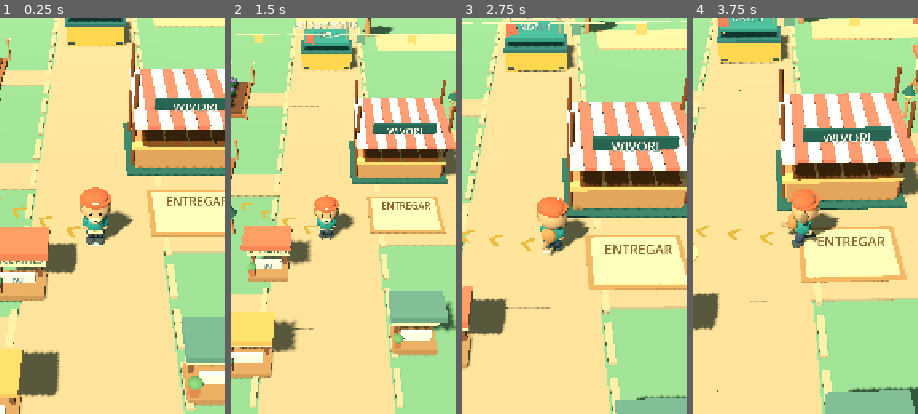
Above: before the commit, frames 1-4 (left to right).
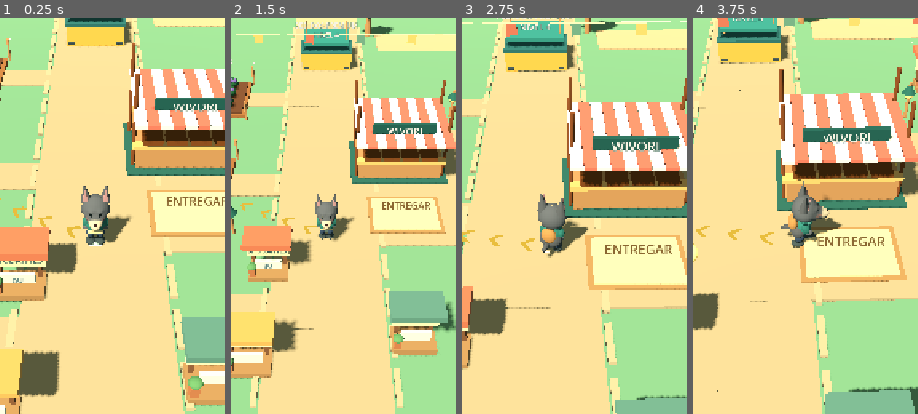
Above: after the commit, the same moments.

Repository: alejandropemamartinez-crypto/WivoriTrails
Game: Godot game, scene res://Main.tscn
The game is run twice, just before and just after one commit, with the same random seed, the same clock (stepped at 60 frames per second) and the same inputs.
Inputs (mouse positions are % of the whole screen's width and height, from its top left):
- Up to frame 1 (0.25 s): no input
- Up to frame 2 (1.5 s): click "SEÑALAR" at 0.5 s; click "VISTA" at 1.25 s
- Up to frame 3 (2.75 s): tap Enter at 2 s; drag from (17, 89) to (60, 27) at 2.02 s
- Up to frame 4 (3.75 s): drag from (30, 55) to (45, 70) at 2.77 s; move the mouse to (60, 27) at 3.52 s; hold D from 3.53 s (still down)
The pictures show only the part of the screen within x 29-79%, y 24-74%; the shares and areas given below are measured in that part.

The runs differ from the first frame. In frame 1, 1.5% of the frame differs, in the area x 35-60%, y 42-57%; in frame 2, 1.0%; in frame 3, 1.4%; in frame 4, 1.5%.

Commit message:
Make Scottish Terrier the actual controllable protagonist

Diff:
--- a/scripts/game.gd
+++ b/scripts/game.gd
@@ -98,8 +98,8 @@
 	add_child(world)
 	player = ActorScript.new()
 	player.ground_sampler=Callable(world,"ground_height")
-	player.name = "Personaje controlable"
-	player.setup("player",Color("#338f8b"),"dog")
+	player.name = "Scottie, el terrier escocés"
+	player.setup("player",Color("#3c827b"),"scottie")
 	add_child(player)
 	player.position = Vector3(0,0,4)
 	world.shape(player,"cylinder",Vector3(0,.06,0),Vector3(1.05,.025,1.05),Color("#328c87"),"Tu personaje")
